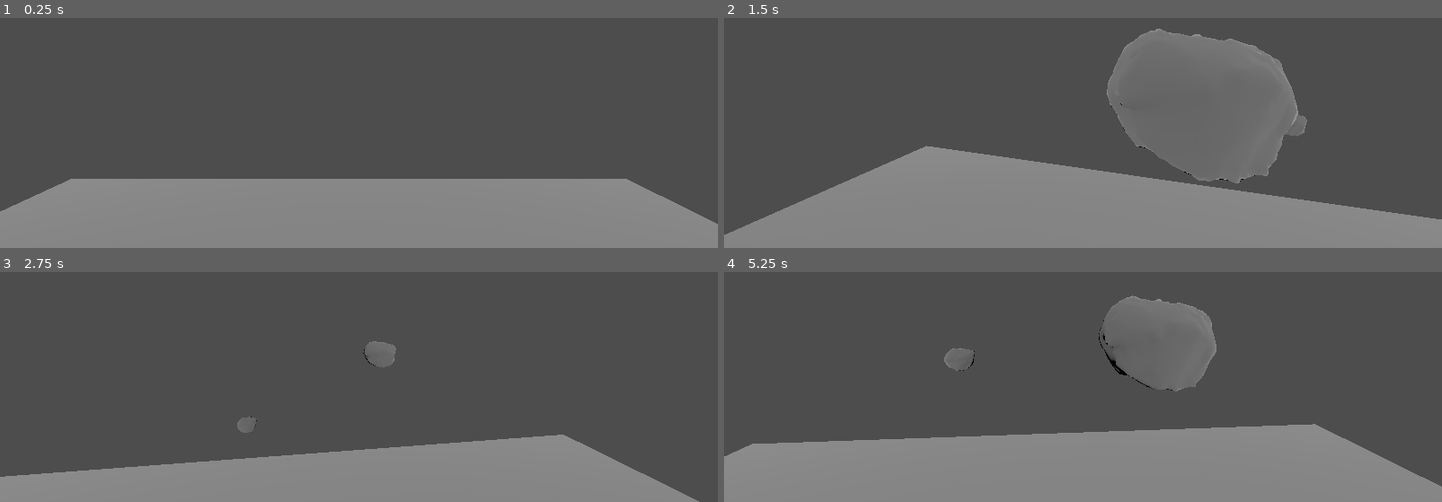
Above: before the commit, frames 1-4 (two rows, left to right).
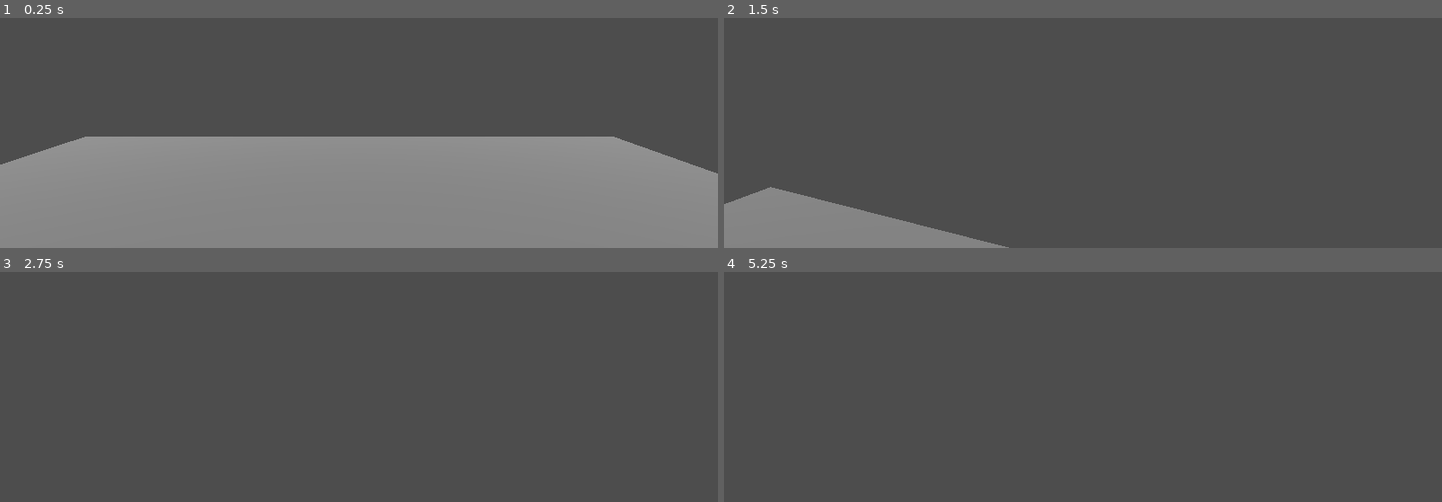
Above: after the commit, the same moments.

Repository: kokiheey/bakarkiller
Game: Godot game, scene res://main.tscn
The game is run twice, just before and just after one commit, with the same random seed, the same clock (stepped at 60 frames per second) and the same inputs.
Inputs (mouse positions are in pixels of both pictures, inside the frame that each line leads up to):
- Up to frame 1 (0.25 s): no input
- Up to frame 2 (1.5 s): tap Enter (ui_accept) at 0.5, 0.77 s; move the mouse to (1118, 45) at 0.52 s; press the mouse at (1118, 45) at 0.53 s; hold W (up) from 0.53 s (still down); move the mouse to (1047, 47) at 1.27 s; release the mouse at (1047, 47) at 1.28 s; click (1047, 47) at 1.35 s
- Up to frame 3 (2.75 s): keep holding W (up); tap Enter (ui_accept) at 1.52 s; move the mouse to (373, 292) at 2.02 s; press the mouse at (373, 292) at 2.03 s
- Up to frame 4 (5.25 s): keep holding W (up); move the mouse to (1075, 306) at 2.77 s; release the mouse at (1075, 306) at 2.78 s; click (1075, 306) at 2.85 s; tap Enter (ui_accept) at 3.02, 3.77, 4.52 s; move the mouse to (1133, 304) at 3.52 s; press the mouse at (1133, 304) at 3.53 s; move the mouse to (1025, 295) at 4.27 s; release the mouse at (1025, 295) at 4.28 s; click (1025, 295) at 4.35 s; move the mouse to (1090, 299) at 5.02 s; press the mouse at (1090, 299) at 5.03 s

The runs differ from the first frame. In frame 1, 18% of the frame differs, in the area x 0-100%, y 51-90%; in frame 2, 36%, in the area x 0-100%, y 4-100%; in frame 3, 19%; in frame 4, 31%.

Commit message:
Fix movement

Diff:
--- a/main.tscn
+++ b/main.tscn
@@ -1,11 +1,8 @@
-[gd_scene load_steps=4 format=3 uid="uid://boama5kaq5alk"]
+[gd_scene load_steps=3 format=3 uid="uid://boama5kaq5alk"]
 
 [ext_resource type="PackedScene" uid="uid://bg1cb11w0lgm8" path="res://player.tscn" id="1_hjm0q"]
 
 [sub_resource type="StandardMaterial3D" id="StandardMaterial3D_jqgrl"]
-
-[sub_resource type="BoxShape3D" id="BoxShape3D_b50mc"]
-size = Vector3(3.33561, 2.57379, 0.869774)
 
 [node name="main" type="Node3D"]
 
@@ -14,15 +11,10 @@
 light_energy = 0.543
 
 [node name="CSGBox3D" type="CSGBox3D" parent="."]
-transform = Transform3D(3.66876, 0, 0, 0, 2.53509, 0, 0, 0, 1, -0.267958, -3.44686, -0.38968)
+transform = Transform3D(3.66876, 0, 0, 0, 2.53509, 0, 0, 0, 1, -0.267958, -3.44686, -0.714785)
 use_collision = true
 size = Vector3(4.02695, 0.307928, 13.2276)
 material = SubResource("StandardMaterial3D_jqgrl")
 
-[node name="StaticBody3D" type="StaticBody3D" parent="."]
-
-[node name="CollisionShape3D" type="CollisionShape3D" parent="StaticBody3D"]
-transform = Transform3D(1, 0, 0, 0, 1, 0, 0, 0, 1, 0, -2.51153, -0.351287)
-shape = SubResource("BoxShape3D_b50mc")
-
 [node name="player" parent="." instance=ExtResource("1_hjm0q")]
+transform = Transform3D(1, 0, 0, 0, 1, 0, 0, 0, 1, 0, -1, 0)
--- a/player.gd
+++ b/player.gd
@@ -3,36 +3,33 @@
 var bakar = preload("res://bakar.tscn")
 var rot_x = 0
 var rot_y = 0
-var speed = 20
+var speed = 5
 const move_speed = 5
 @export var sens = 0.005
+var gravity = ProjectSettings.get_setting("physics/3d/default_gravity")
 # Called when the node enters the scene tree for the first time.
 func _ready():
 	Input.set_mouse_mode(Input.MOUSE_MODE_CAPTURED)
 
-func physics_process(delta):
-	var input_dir = Input.get_vector("left", "right", "up", "down")
-	var direction = (Vector3(input_dir.x, 0, input_dir.y) * camera.transform.basis).normalized() #z == foward
-	if direction:
-		velocity.x = direction.x * move_speed
-		velocity.y = direction.y * move_speed
-	else:
-		velocity.x = move_toward(velocity.x, 0, move_speed)
-		velocity.z = move_toward(velocity.z, 0, move_speed)
+func _physics_process(delta):
+	if not is_on_floor():
+		velocity.y -= gravity * delta
+
+	var input_dir = Input.get_vector("left", "right", "up", "down").normalized()
+	velocity = input_dir.x * transform.basis.x * move_speed +  input_dir.y * transform.basis.z * move_speed
+	velocity.y = 0
 	move_and_slide()
 
-func _unhandled_input(event):
+func _input(event):
 	if event is InputEventMouseMotion:
-		rot_x += -event.relative.x * sens
-		rot_y += -event.relative.y * sens
-		rot_y = clamp(rot_y, -1.5, 1.5)
-		camera.transform.basis = Basis()
-		camera.rotate_x(rot_y)
-		camera.rotate_y(rot_x)
+		camera.rotate_x(-event.relative.y * sens)
+		rotate_y(-event.relative.x * sens)
+		camera.rotation.x = clamp(camera.rotation.x, -PI/2, PI/2)
+
 	if event is InputEventMouseButton:
 		if event.is_action_pressed("click"):
 			var ciga = bakar.instantiate()
 			ciga.scale = Vector3(0.01, 0.01, 0.01)
-			ciga.transform.basis = camera.transform.basis
-			ciga.linear_velocity = -camera.transform.basis.z * speed
+			ciga.transform.basis = transform.basis
+			ciga.linear_velocity = -transform.basis.z * speed
 			add_child(ciga)
